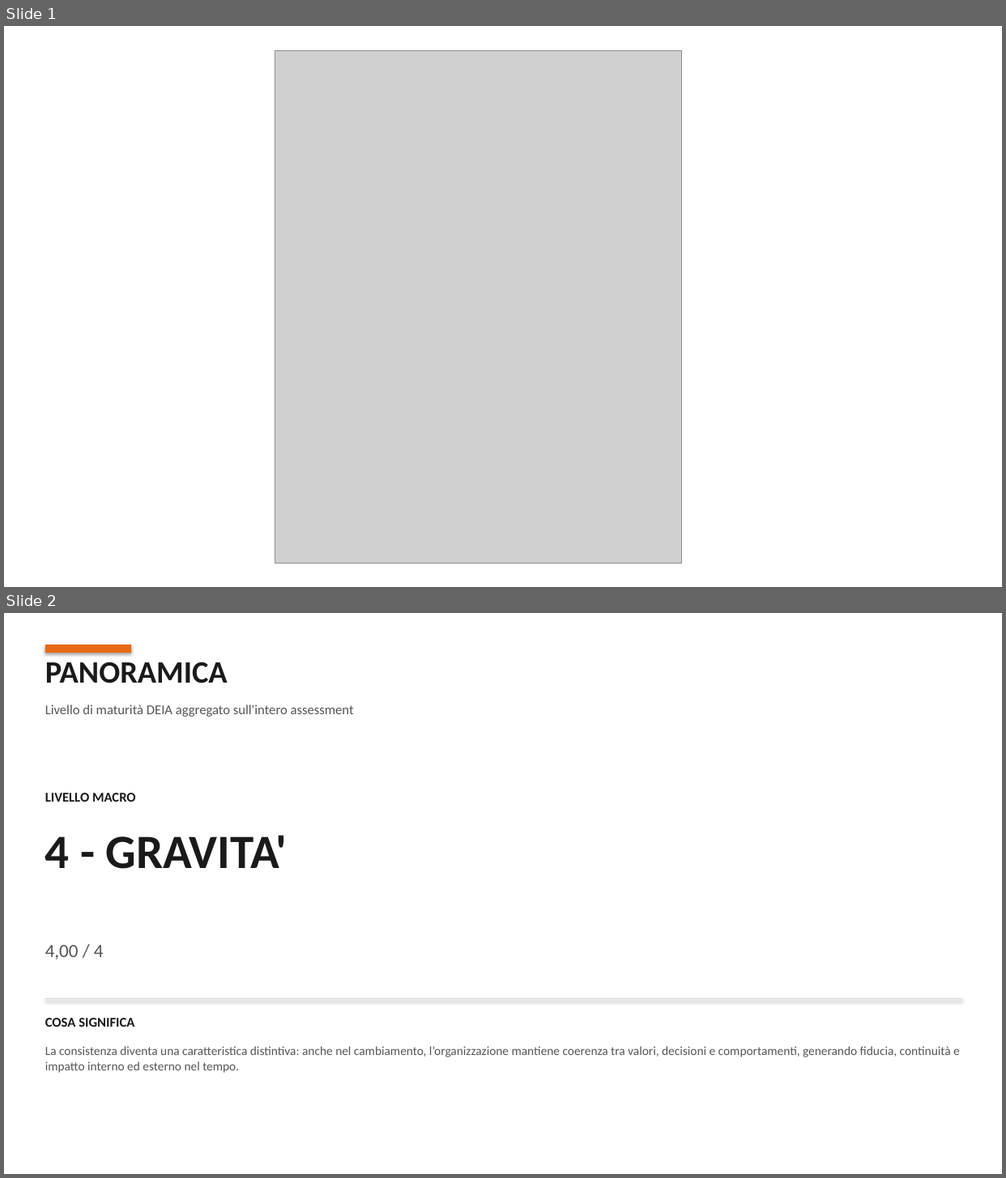
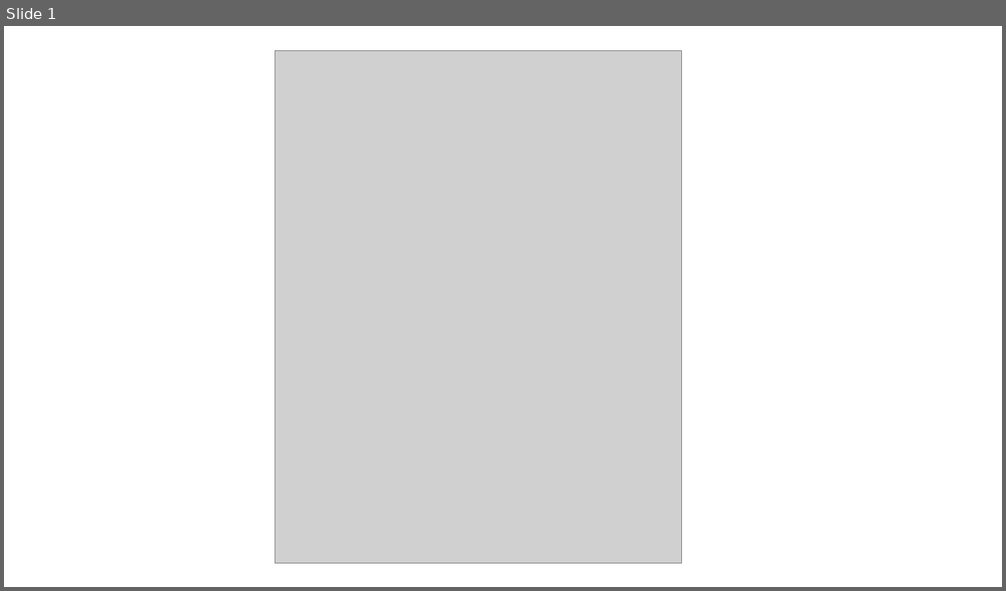
Before and after one commit to Frenz86/OsservatorioGalactica, a slide deck: template_esempio_compilato.pptx. Shown one above the other, each under a label of ours: slides 1 and 2 before the commit, slide 1 after it. The pictures are 1006x1178 and 1006x591 pixels, drawn with LibreOffice and Linux fonts; fonts in the diff are those of the drawing; grey boxes stand for pictures. Boxes give left, top, right and bottom in pixels: in the first picture for what was removed or moved away, otherwise in the second. Text is boxed around its words. In the diff, an @@ line names an element or a change of style, - is before the commit and + after.

```diff
--- a/template_esempio_compilato.pptx
+++ b/template_esempio_compilato.pptx
@@ slide 2 removed at box(4, 613, 1002, 1174), background #FFFFFF @@
@@ rectangle removed at box(45, 645, 131, 653) @@
@@ text removed at box(45, 662, 228, 683) @@
-PANORAMICA
@@ text removed at box(45, 705, 354, 717) @@
-Livello di maturità DEIA aggregato sull'intero assessment
@@ text removed at box(45, 793, 136, 802) @@
-LIVELLO MACRO
@@ text removed at box(45, 835, 287, 869) @@
-4 - GRAVITA'
@@ text removed at box(45, 945, 104, 960) @@
-4,00 / 4
@@ rectangle removed at box(45, 999, 962, 999) @@
@@ text removed at box(45, 1018, 134, 1027) @@
-COSA SIGNIFICA
@@ text removed at box(45, 1046, 960, 1073) @@
-La consistenza diventa una caratteristica distintiva: anche nel cambiamento, l’organizzazione mantiene coerenza tra valori, decisioni e comportamenti, generando fiducia, continuità e impatto interno ed esterno nel tempo.
```
Also in this commit, not shown: 5 slides changed, 1 slide added, 4 other files.
